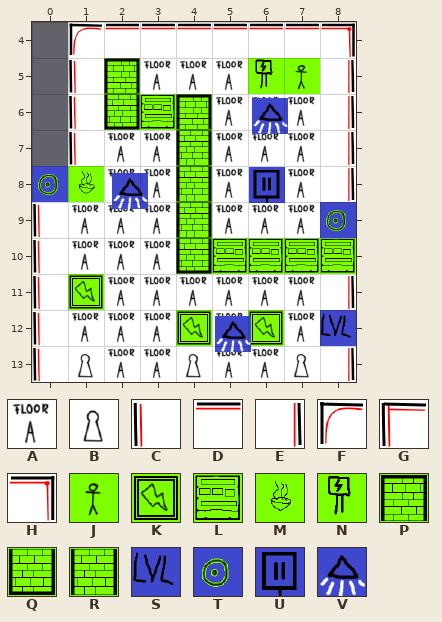
Tiled map, stored at assets/levels/Level5.tmx. Above, as it was before the edit.
Cells are 64x64 px. Shown: x 0..8, y 4..13.
Key: from "Tileset": A 0, B 5, C 8, D 9, E 10, F 12, G 24, H 29, J 32, K 33, L 39, M 43, N 49, P 56, Q 58, R 61, S 64, T 66, U 69, V 75.
_ is an empty cell, # one hidden under a higher layer.
Objects are placed by their top-left corner, in cells (3,4 is the top-left corner of cell 3,4); size is 1x1 cell unless given.
Layer "Tile Layer 1" before, first column x 0:
 4 _FDDDDDDH
 5 _CPAAA##E
 6 _CQ#PAAAE
 7 _CAARAAAE
 8 G#AARAAAE
 9 CAAARAAAE
10 CAAAQ####
11 C#AAAAAAE
12 CAAA#A#AE
13 CBAABAABE
Layer "Tile Layer 2" before, first column x 0:
 4 _________
 5 ______NJ_
 6 ___L_____
 7 _________
 8 _M_______
 9 _________
10 _____LLLL
11 _K_______
12 ____K_K__
13 _________
Objects on layer "Object Layer 1" before:
V at 6.1,6.1
T at 0,8
U at 6,8
V at 2.2,8.2
T at 8,9
S at 8,12
V at 5.1,12.2
After:
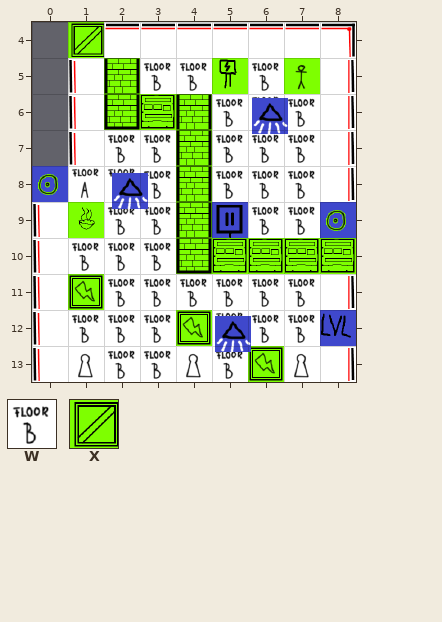
Further tiles: from "Tileset": W 1, X 34.
Changes in this commit:
Changed rows in their new state; . is an unchanged cell.
Layer "Tile Layer 1":
first column x 1:
 5 ._WW.W.
 6 ..._W.W
 7 .WW.WWW
 8 ..W.WWW
 9 .WW..WW
10 WWW....
11 .WWWWWW
12 WWW..WW
13 .WW.W..
Layer "Tile Layer 2":
first column x 1:
 4 X.....
 5 .R..N_
 6 ...R..
 8 _.....
 9 M.....
12 ....._
13 .....K
Layer "Object Layer 1":
changed: U at 6,8 -> U at 5,9
Boxes around the changes in both pictures, in picture pixels (x1, y1, x2, y2):
changed: (68, 22, 315, 382)
